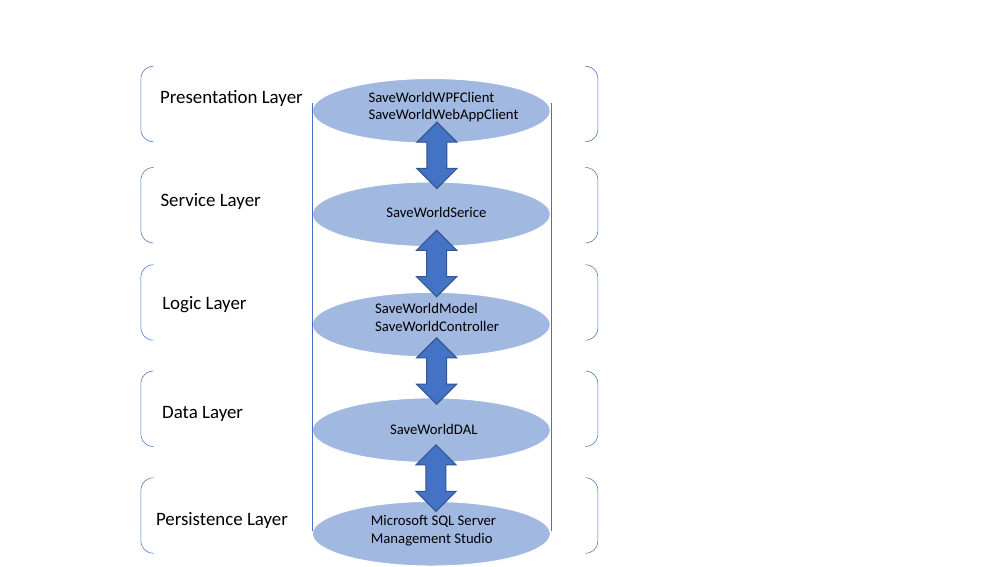
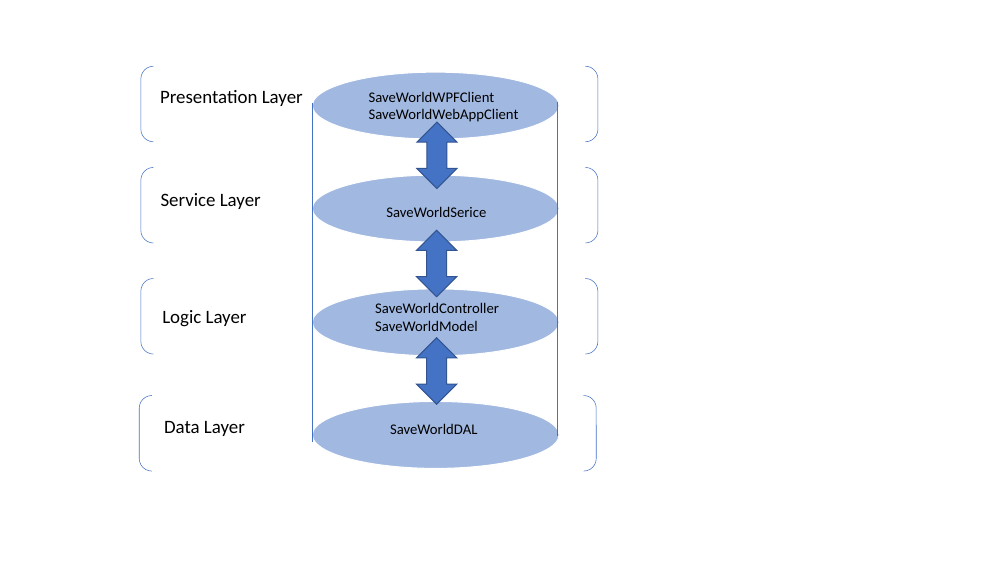
Before and after one commit to jankalasnikov/SaveTheWorld, a slide deck: slide 1 of architecture.pptx. Drawn at 1008x567 pixels with LibreOffice and Linux fonts; fonts in the diff are those of the drawing. Boxes give left, top, right and bottom in pixels: in the first picture for what was removed or moved away, otherwise in the second. Text is boxed around its words. In the diff, an @@ line names an element or a change of style, - is before the commit and + after.

```diff
--- a/architecture.pptx
+++ b/architecture.pptx
@@ ellipse: place and size @@
-ellipse at (312,79,551,144)
+ellipse at (312,72,559,139)
@@ line moved from (312, 103) - (312, 532) to (312, 103) - (312, 442) @@
@@ line moved from (551, 103) - (551, 532) to (557, 102) - (557, 436) @@
@@ ellipse: place and size @@
-ellipse at (312,182,551,247)
+ellipse at (312,175,559,243)
@@ 2 texts, 1 bracket pair: place and size @@
-2 texts, 1 bracket pair at (141,265,598,421)
+2 texts, 1 bracket pair at (141,278,598,436)
@@ ellipse: place and size @@
-ellipse at (312,293,551,358)
+ellipse at (312,289,559,356)
@@ text at (375,302,499,331): text changed @@
-SaveWorldModel
-SaveWorldController
+SaveWorldController
+SaveWorldModel
@@ bracket pair: place and size @@
-bracket pair at (141,371,598,447)
+bracket pair at (139,395,597,471)
@@ ellipse: place and size @@
-ellipse at (312,398,551,463)
+ellipse at (312,402,559,469)
@@ up down arrow removed at (416,445,456,511) @@
@@ bracket pair removed at (141,478,598,554) @@
@@ ellipse removed at (312,501,551,566) @@
@@ text removed at (156,512,288,528) @@
-Persistence Layer
@@ text removed at (371,515,496,546) @@
-Microsoft SQL Server
-Management Studio
```
Also in this commit, not shown: 21 other files.
